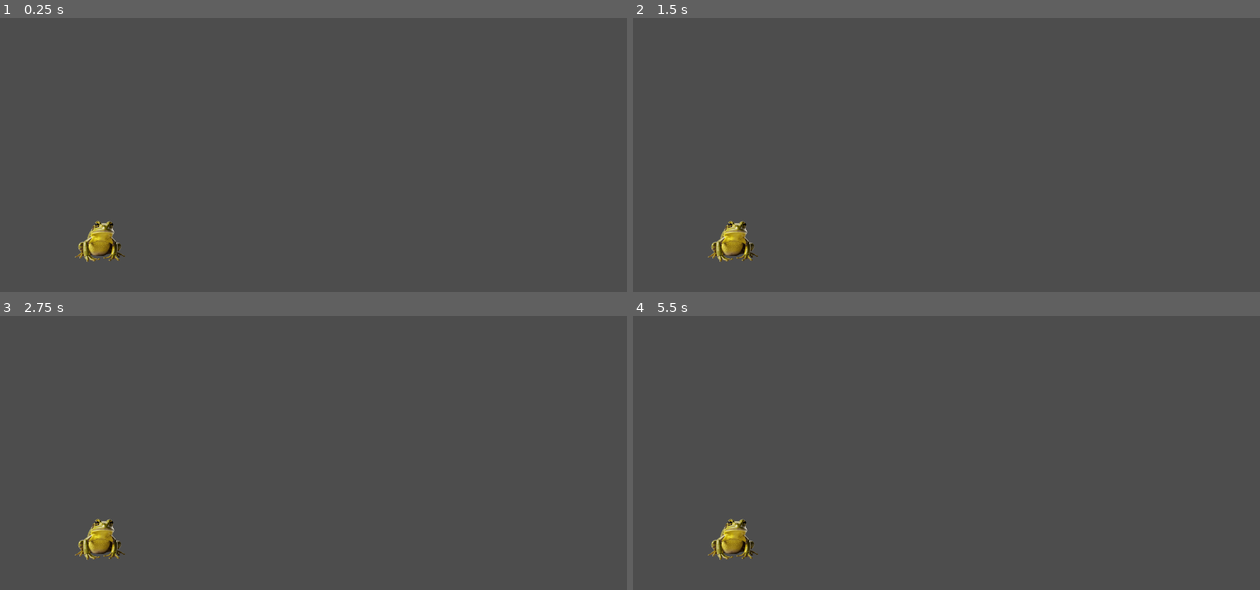
Above: before the commit, frames 1-4 (two rows, left to right).
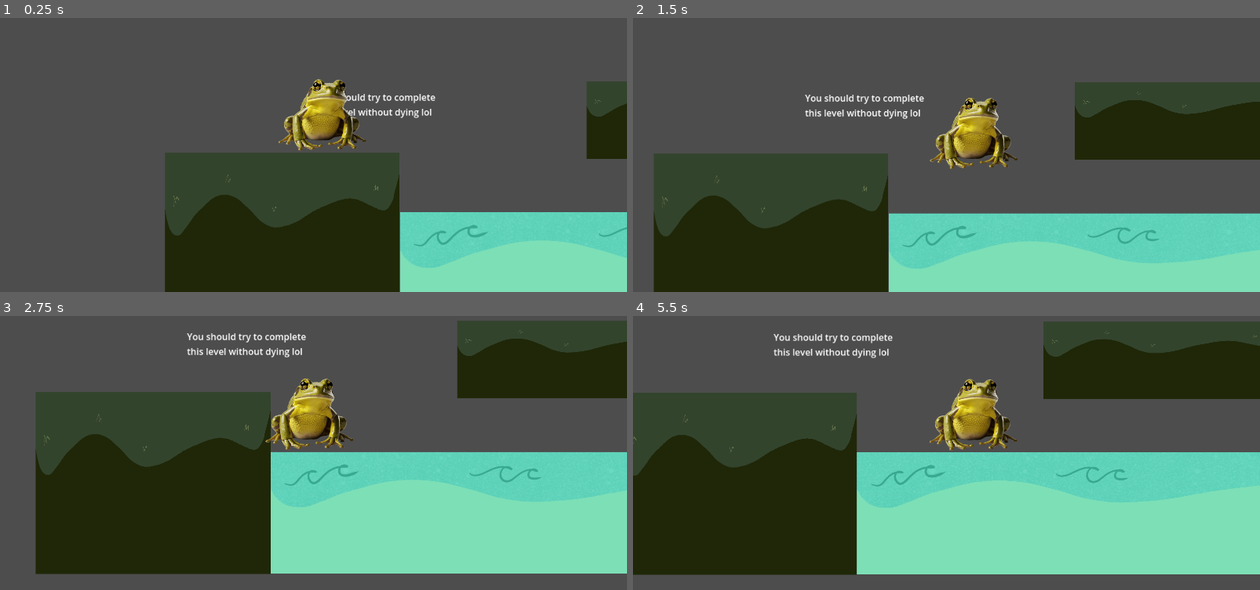
Above: after the commit, the same moments.

Repository: emilyahmad/frog-prince-game
Game: Godot game, scene res://scenes/level_one.tscn
Same seed, same stepped clock (60 frames per second), same inputs: the game is played once before the commit and once after it. The project has no main scene, so this scene is started directly.
Inputs:
- Up to frame 1 (0.25 s): no input
- Up to frame 2 (1.5 s): tap Enter at 0.5 s; hold D (move_right) from 0.53 s (still down); tap Space (jump) at 0.77 s
- Up to frame 3 (2.75 s): tap Space (jump) at 1.52 s; release D (move_right) at 2.03 s; hold A (move_left) from 2.03 s (still down)
- Up to frame 4 (5.5 s): release A (move_left) at 2.78 s; hold D (move_right) 2.78-4.28 s; tap Space (jump) at 3.02, 3.77, 4.52 s; hold A (move_left) 4.28-5.03 s; hold D (move_right) from 5.03 s (still down)

The runs differ from the first frame. In frame 1, 34% of the frame differs, in the area x 11-100%, y 22-100%; in frame 2, 47%; in frame 3, 60%; in frame 4, 65%, in the area x 0-100%, y 2-95%.

Commit message:
guys we're getting somewhere

Diff:
--- a/player.tscn
+++ b/player.tscn
@@ -4,22 +4,22 @@
 [ext_resource type="Texture2D" uid="uid://dyjl0mqxv3676" path="res://assets/tinyfrog.webp" id="2_onrkg"]
 
 [sub_resource type="CapsuleShape2D" id="CapsuleShape2D_onrkg"]
-radius = 35.0
-height = 70.0
+radius = 68.0
+height = 136.0
 
 [node name="Player" type="CharacterBody2D"]
 script = ExtResource("1_4flbx")
 
 [node name="Camera2D" type="Camera2D" parent="."]
 offset = Vector2(-15, 0)
-zoom = Vector2(6, 6)
+zoom = Vector2(1.75, 1.75)
 position_smoothing_enabled = true
 position_smoothing_speed = 8.0
 
 [node name="Sprite2D" type="Sprite2D" parent="."]
-scale = Vector2(0.25, 0.25)
+scale = Vector2(0.5, 0.5)
 texture = ExtResource("2_onrkg")
 
 [node name="CollisionShape2D" type="CollisionShape2D" parent="."]
-position = Vector2(1, 0)
+position = Vector2(0, -2)
 shape = SubResource("CapsuleShape2D_onrkg")
--- a/scenes/level_one.tscn
+++ b/scenes/level_one.tscn
@@ -1,10 +1,62 @@
-[gd_scene load_steps=2 format=3 uid="uid://dkygou7pffnkk"]
+[gd_scene load_steps=7 format=3 uid="uid://dkygou7pffnkk"]
 
-[ext_resource type="Texture2D" uid="uid://dyjl0mqxv3676" path="res://assets/tinyfrog.webp" id="1_cd1xg"]
+[ext_resource type="Texture2D" uid="uid://ccvu0qpqkdg8p" path="res://assets/levels/grass.png" id="1_843q2"]
+[ext_resource type="PackedScene" uid="uid://dhbqg5dgmq5gg" path="res://player.tscn" id="1_cd1xg"]
+[ext_resource type="Texture2D" uid="uid://3i5d7gbb5g0q" path="res://assets/levels/water.png" id="2_5rfim"]
+
+[sub_resource type="RectangleShape2D" id="RectangleShape2D_r4wdr"]
+size = Vector2(411, 319.6)
+
+[sub_resource type="RectangleShape2D" id="RectangleShape2D_843q2"]
+size = Vector2(412, 137)
+
+[sub_resource type="RectangleShape2D" id="RectangleShape2D_bhu28"]
+size = Vector2(975.5, 319.6)
 
 [node name="LevelOne" type="Node2D"]
 
-[node name="Tinyfrog" type="Sprite2D" parent="."]
-position = Vector2(306, 925)
-scale = Vector2(0.5, 0.5)
-texture = ExtResource("1_cd1xg")
+[node name="Terr1" type="StaticBody2D" parent="."]
+
+[node name="Sprite2D" type="Sprite2D" parent="Terr1"]
+position = Vector2(205.5, 413)
+scale = Vector2(0.214, 0.682)
+texture = ExtResource("1_843q2")
+
+[node name="CollisionShape2D" type="CollisionShape2D" parent="Terr1"]
+position = Vector2(205.5, 413.2)
+shape = SubResource("RectangleShape2D_r4wdr")
+
+[node name="Plat1" type="StaticBody2D" parent="."]
+position = Vector2(736, -302)
+
+[node name="Sprite2D" type="Sprite2D" parent="Plat1"]
+position = Vector2(207, 498)
+scale = Vector2(0.214, 0.292)
+texture = ExtResource("1_843q2")
+
+[node name="CollisionShape2D" type="CollisionShape2D" parent="Plat1"]
+position = Vector2(209, 498)
+shape = SubResource("RectangleShape2D_843q2")
+
+[node name="Water1" type="StaticBody2D" parent="."]
+position = Vector2(411, 19)
+
+[node name="Sprite2D" type="Sprite2D" parent="Water1"]
+position = Vector2(488.65, 446)
+scale = Vector2(0.509, 0.457)
+texture = ExtResource("2_5rfim")
+
+[node name="CollisionShape2D" type="CollisionShape2D" parent="Water1"]
+position = Vector2(487, 499)
+shape = SubResource("RectangleShape2D_bhu28")
+
+[node name="Label" type="Label" parent="."]
+offset_left = 265.0
+offset_top = 144.0
+offset_right = 474.0
+offset_bottom = 193.0
+text = "You should try to complete
+this level without dying lol"
+
+[node name="Player" parent="." instance=ExtResource("1_cd1xg")]
+position = Vector2(275, 203)
Binary file added: assets/levels/grass.png
Not shown, added: assets/levels/grass.png.import
Binary file added: assets/levels/water.png
Not shown, added: assets/levels/water.png.import
